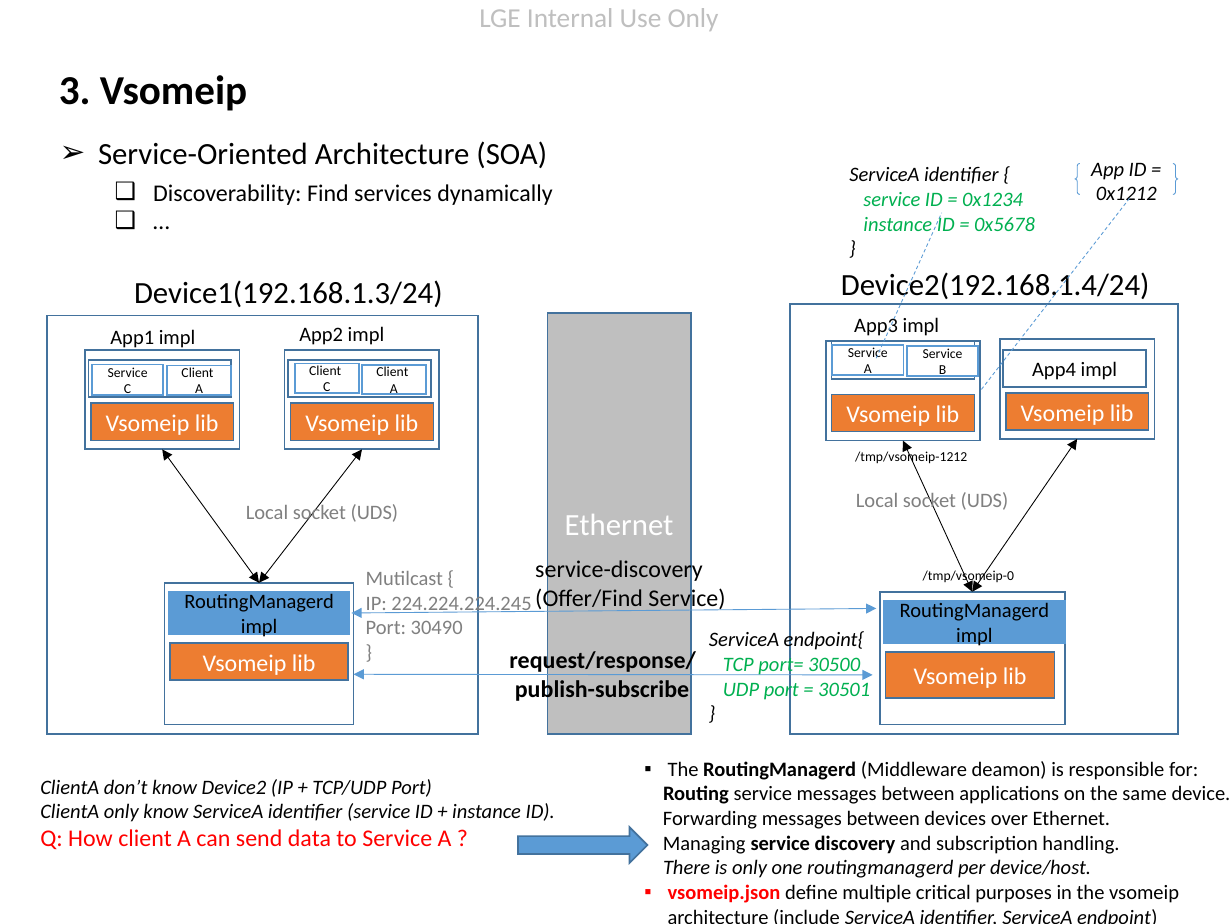
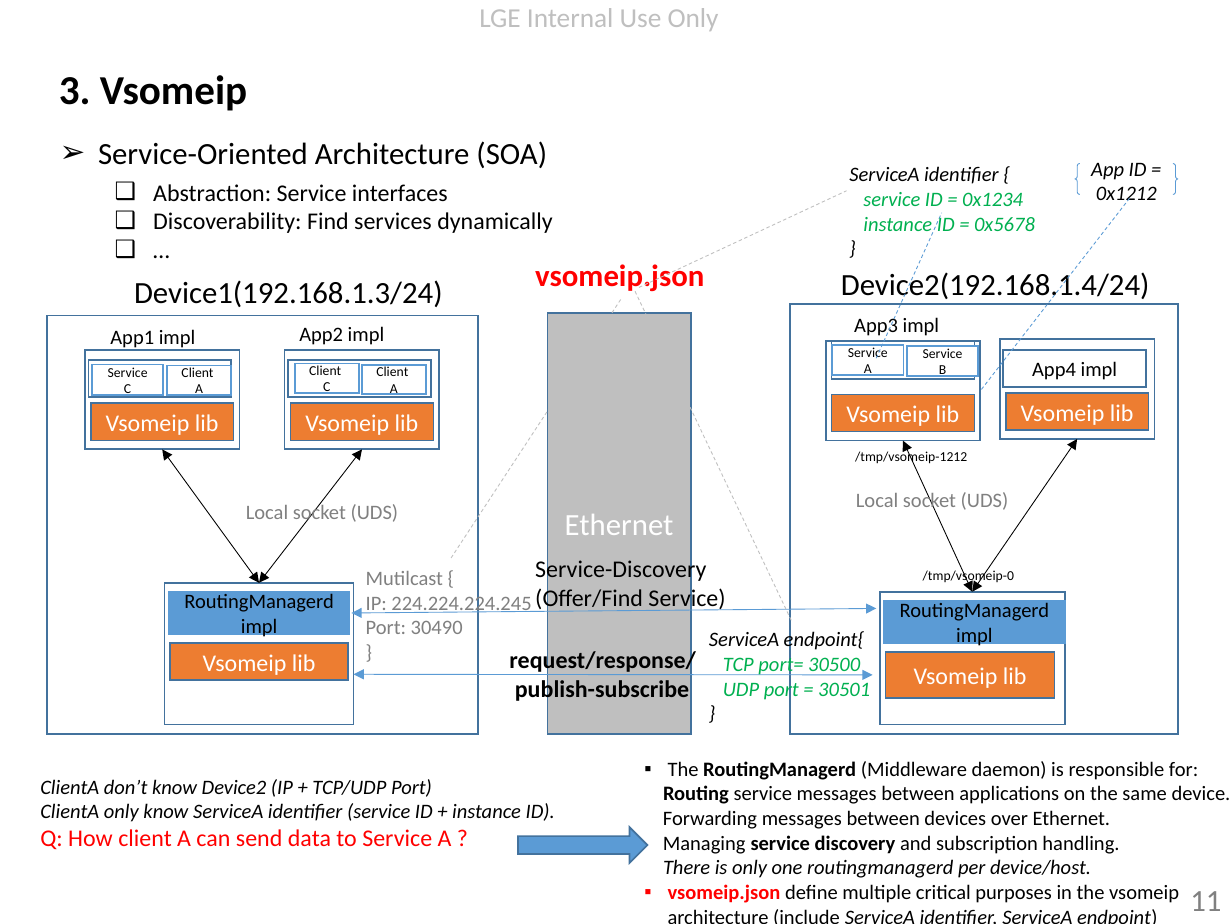
Before and after one commit to minhthedt/vsomeip-example, a slide deck: slide 11 of doc/Vsomeip knowledge.pptx (slide 12 before the commit). Drawn at 1232x924 pixels with LibreOffice and Linux fonts; fonts in the diff are those of the drawing; background and template pictures are left out. Boxes give left, top, right and bottom in pixels: in the first picture for what was removed or moved away, otherwise in the second. Text is boxed around its words. In the diff, an @@ line names an element or a change of style, - is before the commit and + after.

```diff
--- a/doc/Vsomeip knowledge.pptx
+++ b/doc/Vsomeip knowledge.pptx
@@ text at (x1=153, y1=184, x2=448, y2=201): paragraph added @@
+❑ Abstraction: Service interfaces
@@ line added from (639, 287) to (846, 191), #BFBFBF 0.5 pt dashed @@
@@ text added at (x1=535, y1=260, x2=704, y2=294), 18 pt, text #FF0000, bold @@
+vsomeip.json
@@ line added from (621, 299) to (451, 559), #BFBFBF 0.5 pt dashed @@
@@ line added from (634, 291) to (791, 620), #BFBFBF 0.5 pt dashed @@
@@ text at (x1=535, y1=556, x2=706, y2=583): text changed @@
-service-discovery
+Service-Discovery
@@ text at (x1=668, y1=761, x2=1198, y2=780): text changed @@
-▪ The RoutingManagerd (Middleware deamon) is responsible for:
+▪ The RoutingManagerd (Middleware daemon) is responsible for:
@@ page number added at (x1=1190, y1=891, x2=1221, y2=911), 18 pt, text #808080 @@
+11
```
Also in this commit, not shown: 12 other slides changed, 3 slides added, 6 other files.
